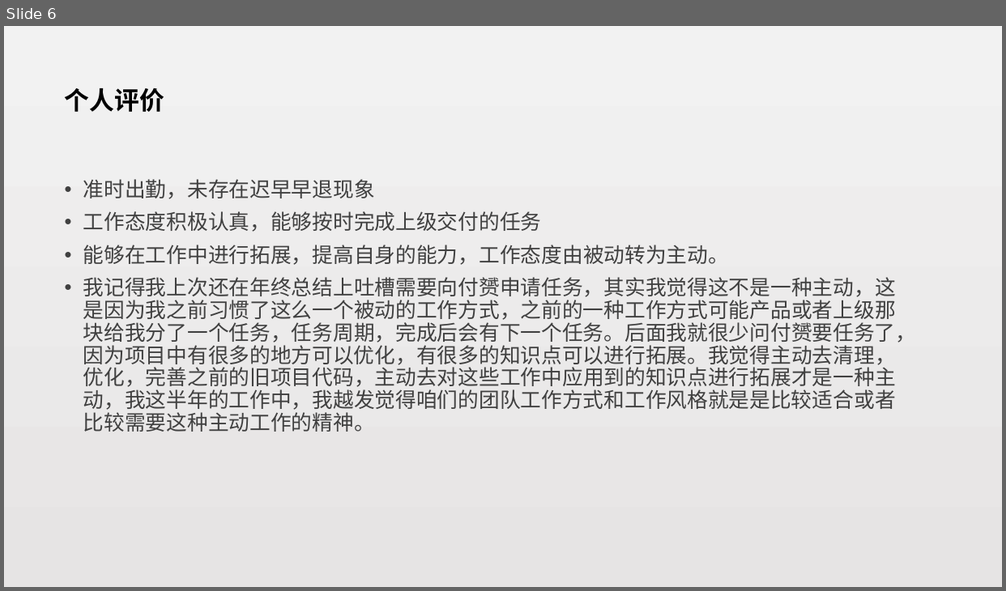
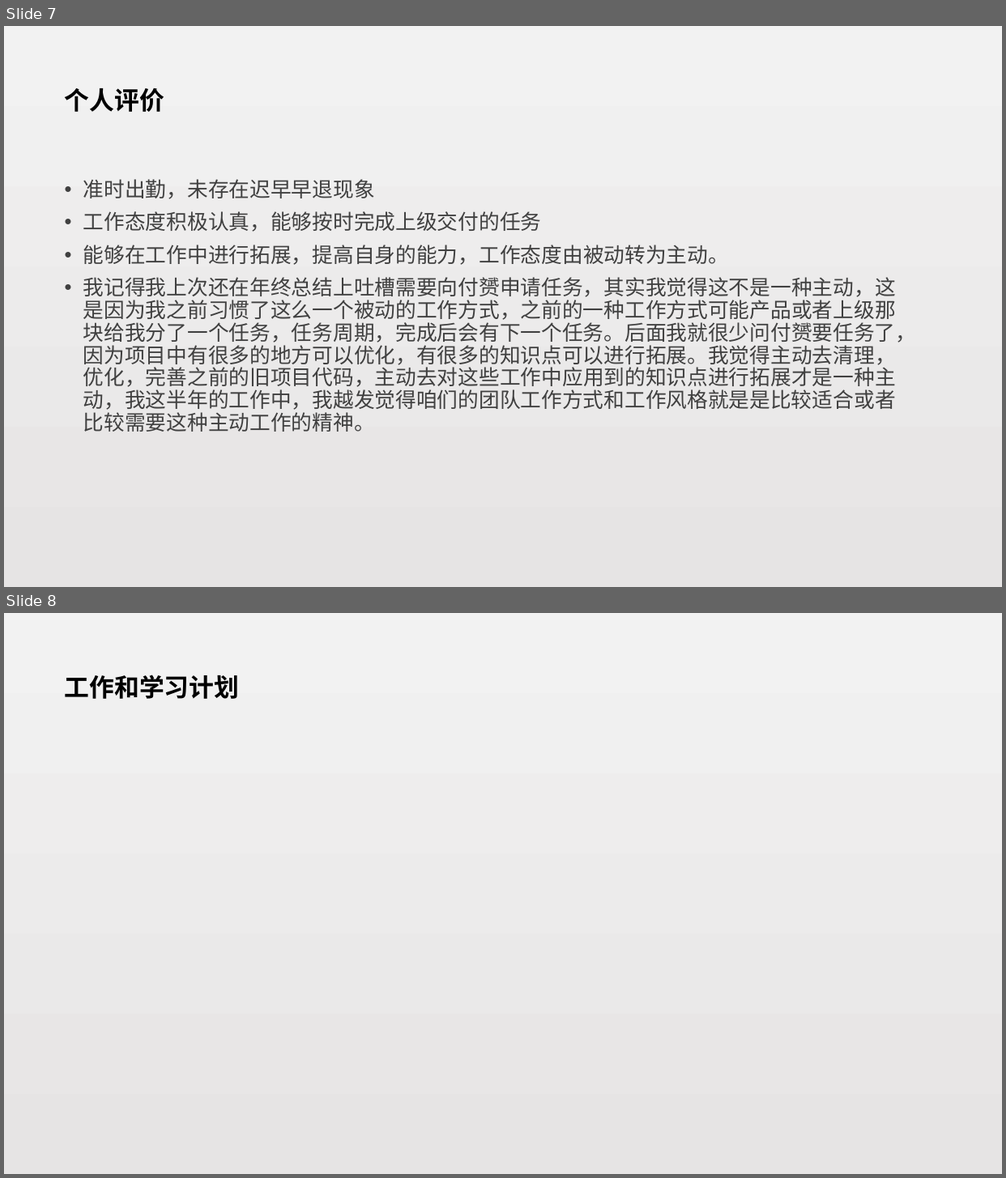
Before and after one commit to zepang/Rx_note, a slide deck: 赖泽海-试用期工作总结.pptx. Shown one above the other, each under a label of ours: slide 6 before the commit, slides 7 and 8 after it. The pictures are 1006x591 and 1006x1178 pixels, drawn with LibreOffice and Linux fonts; fonts in the diff are those of the drawing. Boxes give left, top, right and bottom in pixels: in the first picture for what was removed or moved away, otherwise in the second. Text is boxed around its words. In the diff, an @@ line names an element or a change of style, - is before the commit and + after.

Commit message:
添加试用期工作总结ppt

```diff
--- a/赖泽海-试用期工作总结.pptx
+++ b/赖泽海-试用期工作总结.pptx
@@ slide 8 added at (4, 613, 1002, 1174), background gradient #F2F2F2 to #E6E4E4 @@
@@ title added at (65, 675, 240, 699), 24 pt, text #000000, bold @@
+工作和学习计划
@@ what was slide 6 is now slide 7 @@
```
Also in this commit, not shown: 1 other slide added.
